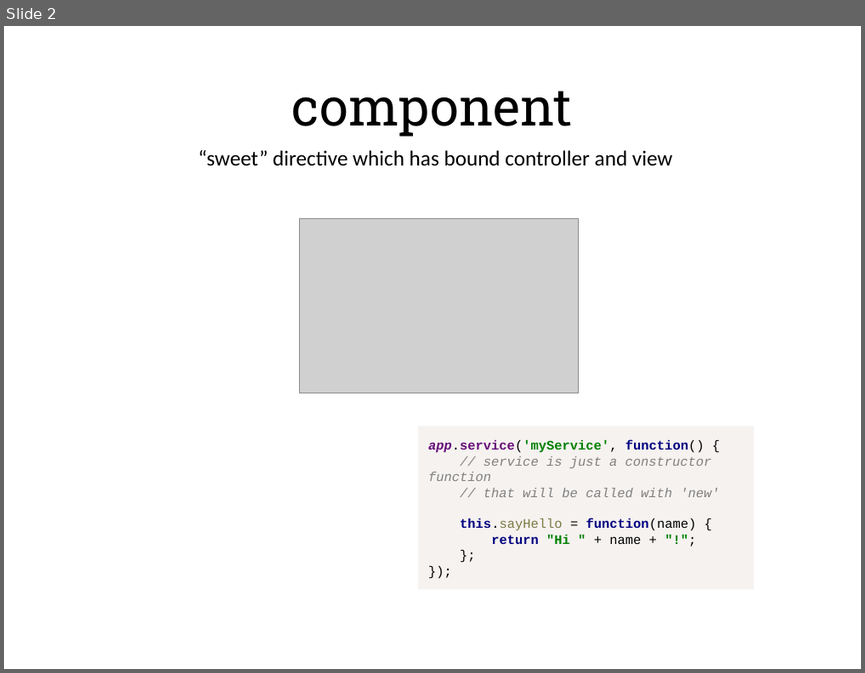
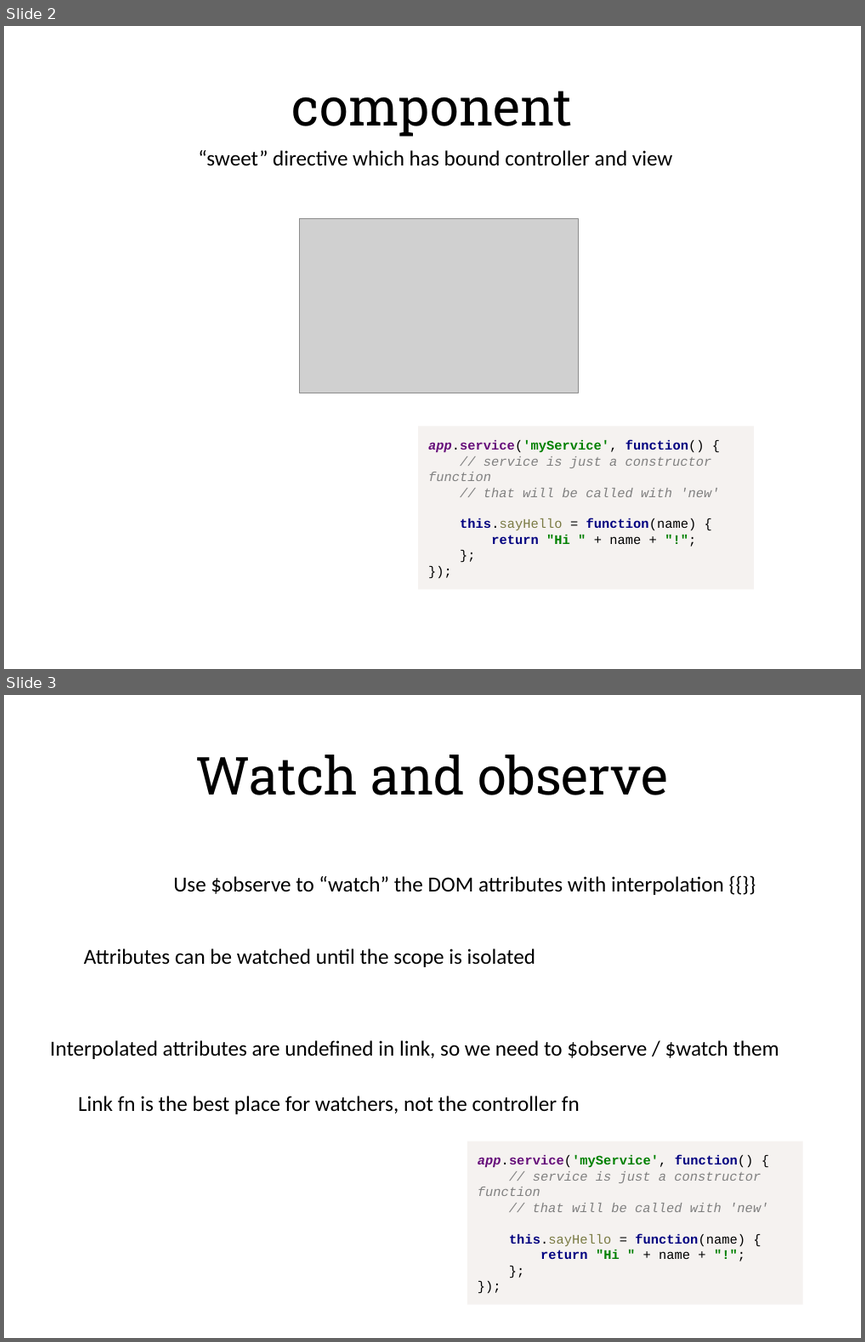
Before and after one commit to alexeymatveevp/angularjs-course, a slide deck: docs/03_directives.pptx. Shown one above the other, each under a label of ours: slide 2 before the commit, slides 2 and 3 after it. The pictures are 865x673 and 865x1342 pixels, drawn with LibreOffice and Linux fonts; fonts in the diff are those of the drawing; grey boxes stand for pictures. Boxes give left, top, right and bottom in pixels: in the first picture for what was removed or moved away, otherwise in the second. Text is boxed around its words. In the diff, an @@ line names an element or a change of style, - is before the commit and + after.

```diff
--- a/docs/03_directives.pptx
+++ b/docs/03_directives.pptx
@@ slide 3 added at [4, 695, 861, 1338], background #FFFFFF @@
@@ title added at [195, 755, 668, 795], 44 pt, text #000000 @@
+Watch and observe
@@ text added at [173, 876, 724, 895], 18 pt, text #000000 @@
+Use $observe to “watch” the DOM attributes with interpolation {{}}
@@ text added at [84, 948, 535, 967], 18 pt, text #000000 @@
+Attributes can be watched until the scope is isolated
@@ text added at [50, 1040, 779, 1059], 18 pt, text #000000 @@
+Interpolated attributes are undefined in link, so we need to $observe / $watch them
@@ text added at [78, 1095, 579, 1114], 18 pt, text #000000 @@
+Link fn is the best place for watchers, not the controller fn
@@ rectangle added at [467, 1141, 803, 1304], fill #F5F2F0, 11 pt, text #808080 @@
+app.service('myService', function() {
+// service is just a constructor function
+// that will be called with 'new'
+this.sayHello = function(name) {
+return "Hi " + name + "!";
+};
+});
```
Also in this commit, not shown: 4 other slides added, 12 other files.
